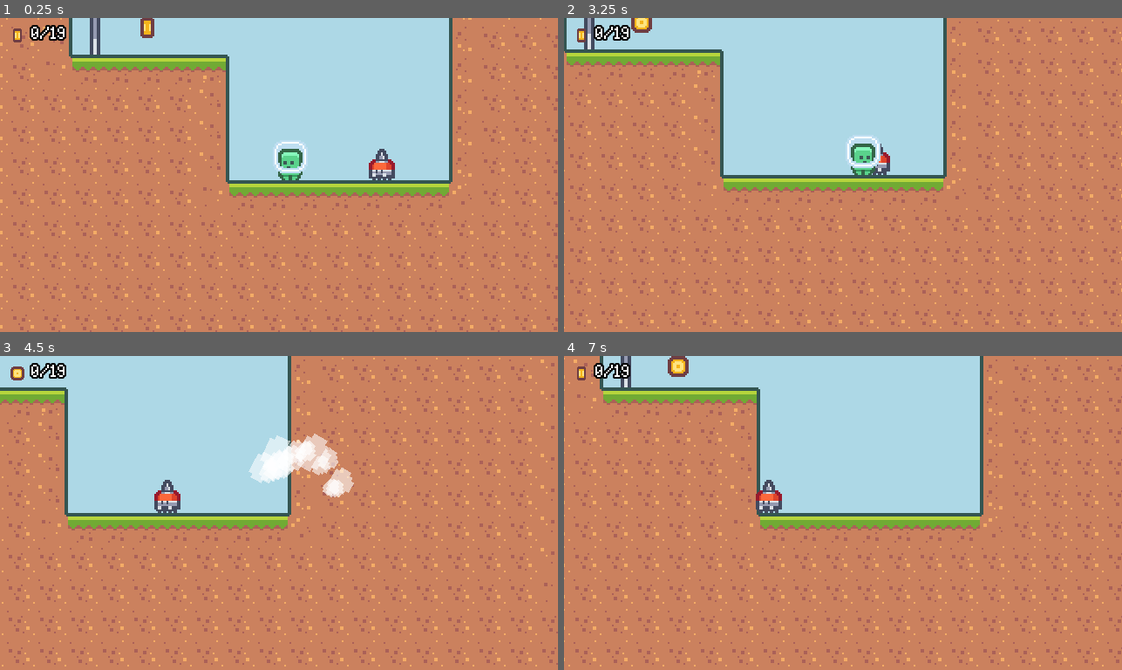
Above: before the commit, frames 1-4 (two rows, left to right).
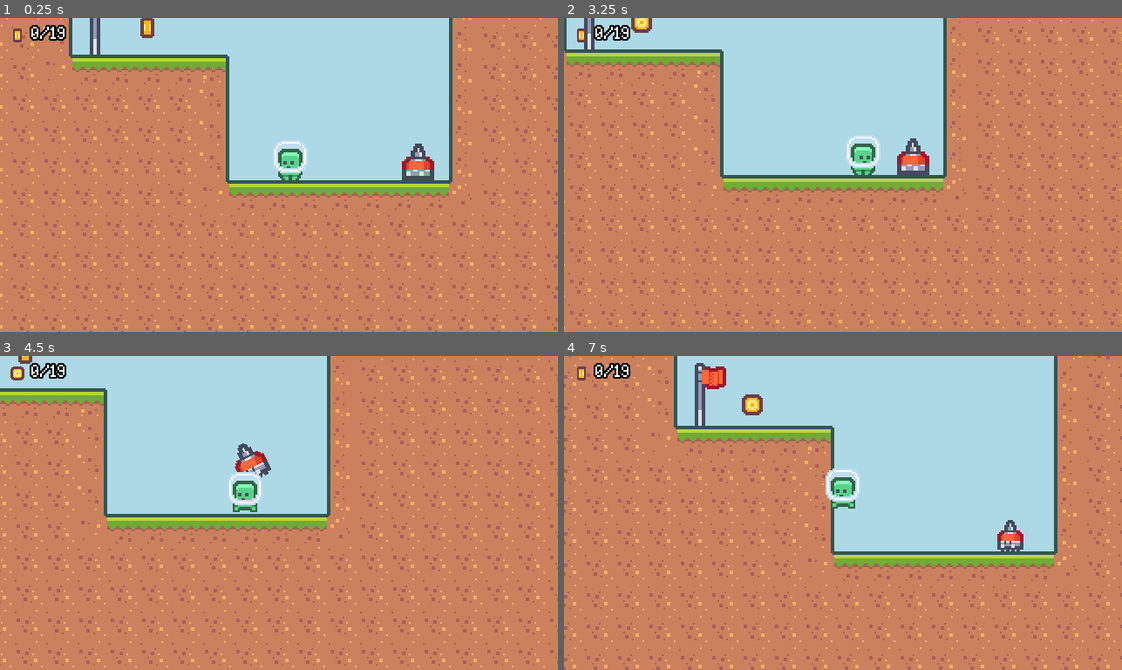
Above: after the commit, the same moments.

Repository: rprav-n/2D-Platformer
Game: Godot game, scene res://scenes/main/main.tscn
Same seed, same stepped clock (60 frames per second), same inputs: the game is played once before the commit and once after it.
Inputs:
- Up to frame 1 (0.25 s): no input
- Up to frame 2 (3.25 s): hold Right (move_right) 0.53-2.03 s; tap Shift (dash) every 0.75 s from 0.6 to 2.85 s; tap Space (jump) at 0.77, 1.52, 3.02 s; hold A (move_left) 2.03-2.78 s; hold Right (move_right) from 2.78 s (still down)
- Up to frame 3 (4.5 s): tap Shift (dash) at 3.6, 4.35 s; tap Space (jump) at 3.77 s; release Right (move_right) at 4.28 s; hold A (move_left) from 4.28 s (still down)
- Up to frame 4 (7 s): tap Space (jump) at 4.52, 6.02, 6.77 s; release A (move_left) at 5.03 s; hold Right (move_right) 5.03-5.78 s; tap Shift (dash) at 5.1, 5.85, 6.6 s; hold A (move_left) from 5.78 s (still down)

The runs differ from the first frame. In frame 1, 0.9% of the frame differs, in the area x 66-78%, y 40-52%; in frame 2, 0.7%; in frame 3, 19%; in frame 4, 32%, in the area x 0-100%, y 0-100%.

Commit message:
Added enemy spawn animation

Diff:
--- a/scenes/enemy/enemy.gd
+++ b/scenes/enemy/enemy.gd
@@ -2,16 +2,19 @@
 
 extends CharacterBody2D
 
+@export var is_spawning: bool = true
 
 const MAX_SPEED: int = 25
 const GRAVITY: int = 600
 
 var direction: Vector2 = Vector2.RIGHT
-@onready var animated_sprite_2d: AnimatedSprite2D = $AnimatedSprite2D
+@onready var animated_sprite_2d: AnimatedSprite2D = $Visuals/AnimatedSprite2D
 
 var enemy_death_scene: PackedScene = preload("res://scenes/enemy_death/enemy_death.tscn")
 
 func _physics_process(delta: float):
+	if is_spawning: return
+
 	apply_gravity(delta)
 	handle_movement()
 	change_flip()
--- a/scenes/enemy/enemy.tscn
+++ b/scenes/enemy/enemy.tscn
@@ -1,8 +1,145 @@
-[gd_scene load_steps=9 format=3 uid="uid://dp46wvvkhj51a"]
+[gd_scene load_steps=13 format=3 uid="uid://dp46wvvkhj51a"]
 
 [ext_resource type="Script" path="res://scenes/enemy/enemy.gd" id="1_m2evk"]
 [ext_resource type="Texture2D" uid="uid://d08ydtgk3qbuv" path="res://assets/enemy/character_0015.png" id="1_qigxk"]
 [ext_resource type="Texture2D" uid="uid://dvmwmdx287lha" path="res://assets/enemy/character_0016.png" id="2_f1by7"]
+[ext_resource type="Texture2D" uid="uid://di6sprnbdxr7p" path="res://assets/enemy/character_0017.png" id="4_ca3nf"]
+
+[sub_resource type="Animation" id="Animation_8y1bf"]
+resource_name = "spawn"
+length = 0.7
+tracks/0/type = "value"
+tracks/0/imported = false
+tracks/0/enabled = true
+tracks/0/path = NodePath("Visuals/AnimatedSprite2D:animation")
+tracks/0/interp = 2
+tracks/0/loop_wrap = true
+tracks/0/keys = {
+"times": PackedFloat32Array(0),
+"transitions": PackedFloat32Array(1),
+"update": 1,
+"values": [&"spawn"]
+}
+tracks/1/type = "value"
+tracks/1/imported = false
+tracks/1/enabled = true
+tracks/1/path = NodePath("Visuals:scale")
+tracks/1/interp = 2
+tracks/1/loop_wrap = true
+tracks/1/keys = {
+"times": PackedFloat32Array(0, 0.2, 0.4),
+"transitions": PackedFloat32Array(1, 1, 1),
+"update": 0,
+"values": [Vector2(0, 0), Vector2(1.2, 1.2), Vector2(1, 1)]
+}
+tracks/2/type = "value"
+tracks/2/imported = false
+tracks/2/enabled = true
+tracks/2/path = NodePath("HazardArea/CollisionShape2D:disabled")
+tracks/2/interp = 2
+tracks/2/loop_wrap = true
+tracks/2/keys = {
+"times": PackedFloat32Array(0, 0.7),
+"transitions": PackedFloat32Array(1, 1),
+"update": 1,
+"values": [true, false]
+}
+tracks/3/type = "value"
+tracks/3/imported = false
+tracks/3/enabled = true
+tracks/3/path = NodePath("HurtboxArea/CollisionShape2D:disabled")
+tracks/3/interp = 2
+tracks/3/loop_wrap = true
+tracks/3/keys = {
+"times": PackedFloat32Array(0, 0.7),
+"transitions": PackedFloat32Array(1, 1),
+"update": 1,
+"values": [true, false]
+}
+tracks/4/type = "value"
+tracks/4/imported = false
+tracks/4/enabled = true
+tracks/4/path = NodePath(".:is_spawning")
+tracks/4/interp = 1
+tracks/4/loop_wrap = true
+tracks/4/keys = {
+"times": PackedFloat32Array(0),
+"transitions": PackedFloat32Array(1),
+"update": 1,
+"values": [true]
+}
+
+[sub_resource type="Animation" id="Animation_82ly1"]
+resource_name = "default"
+length = 0.1
+tracks/0/type = "value"
+tracks/0/imported = false
+tracks/0/enabled = true
+tracks/0/path = NodePath("HurtboxArea/CollisionShape2D:disabled")
+tracks/0/interp = 1
+tracks/0/loop_wrap = true
+tracks/0/keys = {
+"times": PackedFloat32Array(0),
+"transitions": PackedFloat32Array(1),
+"update": 1,
+"values": [false]
+}
+tracks/1/type = "value"
+tracks/1/imported = false
+tracks/1/enabled = true
+tracks/1/path = NodePath("HazardArea/CollisionShape2D:disabled")
+tracks/1/interp = 1
+tracks/1/loop_wrap = true
+tracks/1/keys = {
+"times": PackedFloat32Array(0),
+"transitions": PackedFloat32Array(1),
+"update": 1,
+"values": [false]
+}
+tracks/2/type = "value"
+tracks/2/imported = false
+tracks/2/enabled = true
+tracks/2/path = NodePath("Visuals/AnimatedSprite2D:animation")
+tracks/2/interp = 1
+tracks/2/loop_wrap = true
+tracks/2/keys = {
+"times": PackedFloat32Array(0),
+"transitions": PackedFloat32Array(1),
+"update": 1,
+"values": [&"run"]
+}
+tracks/3/type = "value"
+tracks/3/imported = false
+tracks/3/enabled = true
+tracks/3/path = NodePath(".:is_spawning")
+tracks/3/interp = 1
+tracks/3/loop_wrap = true
+tracks/3/keys = {
+"times": PackedFloat32Array(0),
+"transitions": PackedFloat32Array(1),
+"update": 1,
+"values": [false]
+}
+tracks/4/type = "method"
+tracks/4/imported = false
+tracks/4/enabled = true
+tracks/4/path = NodePath("Visuals/AnimatedSprite2D")
+tracks/4/interp = 1
+tracks/4/loop_wrap = true
+tracks/4/keys = {
+"times": PackedFloat32Array(0),
+"transitions": PackedFloat32Array(1),
+"values": [{
+"args": [&"run"],
+"method": &"play"
+}]
+}
+
+[sub_resource type="AnimationLibrary" id="AnimationLibrary_0yp8c"]
+_data = {
+"default": SubResource("Animation_82ly1"),
+"spawn": SubResource("Animation_8y1bf")
+}
 
 [sub_resource type="RectangleShape2D" id="RectangleShape2D_4fdqg"]
 size = Vector2(10, 7)
@@ -11,6 +148,9 @@
 size = Vector2(10, 12)
 
 [sub_resource type="CircleShape2D" id="CircleShape2D_ci2wq"]
+
+[sub_resource type="CircleShape2D" id="CircleShape2D_s7toi"]
+radius = 6.0
 
 [sub_resource type="SpriteFrames" id="SpriteFrames_raf8e"]
 animations = [{
@@ -24,15 +164,28 @@
 "loop": true,
 "name": &"run",
 "speed": 8.0
+}, {
+"frames": [{
+"duration": 1.0,
+"texture": ExtResource("4_ca3nf")
+}],
+"loop": false,
+"name": &"spawn",
+"speed": 0.0
 }]
-
-[sub_resource type="CircleShape2D" id="CircleShape2D_s7toi"]
-radius = 6.0
 
 [node name="Enemy" type="CharacterBody2D"]
 collision_layer = 16
 script = ExtResource("1_m2evk")
 
+[node name="AnimationPlayer" type="AnimationPlayer" parent="."]
+autoplay = "spawn"
+libraries = {
+"": SubResource("AnimationLibrary_0yp8c")
+}
+next/default = &"default"
+next/spawn = &"default"
+
 [node name="GoalDetector" type="Area2D" parent="."]
 collision_layer = 0
 collision_mask = 32
@@ -42,7 +195,6 @@
 shape = SubResource("RectangleShape2D_4fdqg")
 
 [node name="CollisionShape2D" type="CollisionShape2D" parent="."]
-visible = false
 position = Vector2(-0.5, -6)
 shape = SubResource("RectangleShape2D_8l5q6")
 
@@ -54,13 +206,6 @@
 [node name="CollisionShape2D" type="CollisionShape2D" parent="HurtboxArea"]
 shape = SubResource("CircleShape2D_ci2wq")
 
-[node name="AnimatedSprite2D" type="AnimatedSprite2D" parent="."]
-sprite_frames = SubResource("SpriteFrames_raf8e")
-animation = &"run"
-autoplay = "run"
-frame_progress = 0.175552
-offset = Vector2(0, -12)
-
 [node name="HazardArea" type="Area2D" parent="."]
 collision_layer = 64
 collision_mask = 0
@@ -69,5 +214,12 @@
 position = Vector2(0, -6)
 shape = SubResource("CircleShape2D_s7toi")
 
+[node name="Visuals" type="Node2D" parent="."]
+
+[node name="AnimatedSprite2D" type="AnimatedSprite2D" parent="Visuals"]
+sprite_frames = SubResource("SpriteFrames_raf8e")
+animation = &"spawn"
+offset = Vector2(0, -12)
+
 [connection signal="area_entered" from="GoalDetector" to="." method="_on_goal_detector_area_entered"]
 [connection signal="area_entered" from="HurtboxArea" to="." method="_on_hurtbox_area_area_entered"]
--- a/scenes/levels/level_001.tscn
+++ b/scenes/levels/level_001.tscn
@@ -38,7 +38,7 @@
 position = Vector2(498, -53)
 
 [node name="EnemySpawner" parent="Enemies" index="7" instance=ExtResource("4_62vhv")]
-position = Vector2(130, 32)
+position = Vector2(144, 36)
 start_direction = 1
 
 [node name="Coin" parent="Collectibles" index="0" instance=ExtResource("4_h6psi")]
